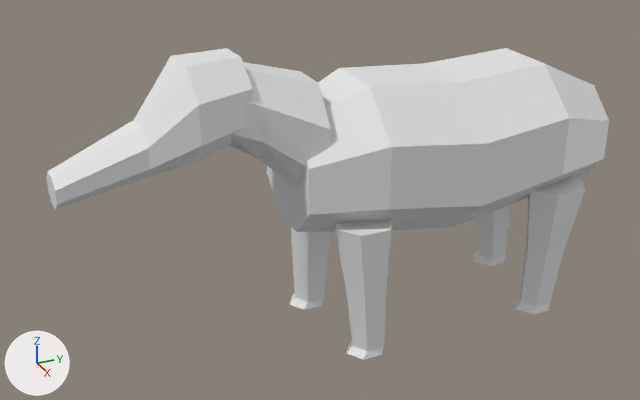
The OBJ model data/animals/anta/eat/1.obj as it was, and as the next commit left it.
Camera for both pictures: a camera (50 mm lens) standing at (2.04, -1.291, 1.433) and looking at (-0.017, -0.366, 0.405). Arrows for +X, +Y and +Z are at lower left; the lights stay in place. The picture after the commit comes second. Where no turn or scale is listed for an object, it has been applied to the vertices.

Names of what the first picture shows: 'anta_eat_1'.
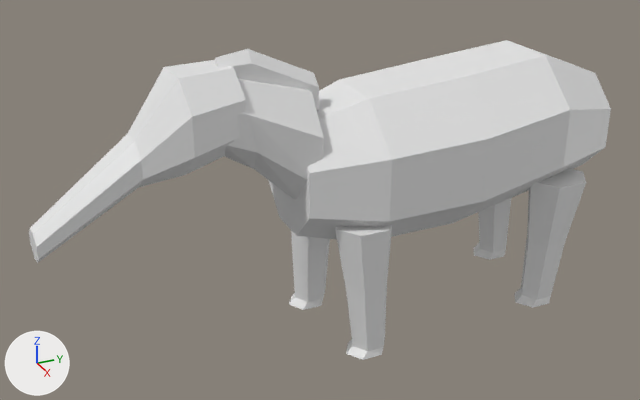
The change in detail:
me_anta_eat_1 is used by ob_anta_eat_1; location (0.0, 0.0, 0.0).
me_anta_eat_1 had 226 vertices, 420 faces and spanned x -0.24..0.24, y -1.08..0.53, z 0.0..0.86.
me_anta_eat_1 now has 246 vertices, 456 faces and spans x -0.24..0.24, y -1.14..0.55, z 0.0..0.86.
me_anta_eat_1 part 1: the loose piece of 26 vertices spanning x -0.23..-0.08, y 0.22..0.41, z 0.0..0.4 is moved by (0.0, 0.0, 0.03).
me_anta_eat_1 part 2: the loose piece of 26 vertices spanning x 0.08..0.23, y 0.21..0.41, z 0.0..0.4 is moved by (0.0, 0.0, 0.03).
me_anta_eat_1 part 3: the loose piece of 26 vertices spanning x -0.14..0.14, y -0.73..-0.4, z 0.44..0.83 is copied, and the copy is moved by (0.0, -0.02, -0.02); it spans x -0.14..0.14, y -0.76..-0.42, z 0.42..0.81.
me_anta_eat_1 part 4: the loose piece of 42 vertices spanning x -0.24..0.24, y -0.47..0.49, z 0.3..0.75 is rebuilt with 42 vertices and now spans x -0.24..0.24, y -0.47..0.49, z 0.3..0.77.
me_anta_eat_1 part 5: a new loose piece of 20 vertices spanning x -0.03..0.03, y -0.66..-0.39, z 0.66..0.86.
Part 6, on me_anta_eat_1:
59 vertices are removed from x -0.14..0.14, y -1.08..-0.4, z 0.44..0.86.
112 faces are deleted.
33 vertices are added at x -0.12..0.14, y -1.14..-0.62, z 0.41..0.83.
64 new faces join them.
Other edits to the shape of me_anta_eat_1 do not show in these pictures.

Changed parts and their boxes (x1, y1, x2, y2) in the pictures (640 x 400 px; the box of a moved part takes in the faces that stretch with it):
'anta_eat_1', reshaped
    before: (46, 48, 609, 360)
    after: (29, 40, 611, 360)
part 1 of me_anta_eat_1, moved or reshaped
    before: (474, 204, 511, 266)
    after: (474, 198, 512, 260)
part 2 of me_anta_eat_1, moved or reshaped
    before: (514, 177, 585, 315)
    after: (515, 169, 586, 308)
part 3 of me_anta_eat_1, added
    after: (225, 79, 324, 200)
part 4 of me_anta_eat_1, rebuilt (8% taller)
    before: (267, 48, 609, 232)
    after: (268, 40, 611, 239)
part 5 of me_anta_eat_1, added
    after: (213, 49, 319, 111)
part 6 of me_anta_eat_1, reshaped
    before: (46, 48, 331, 210)
    after: (29, 60, 246, 263)
